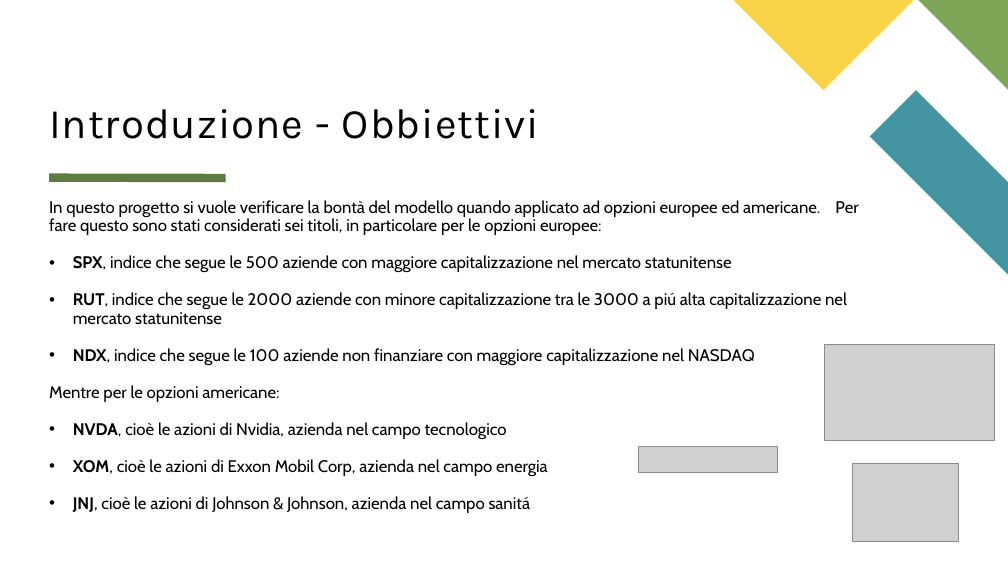
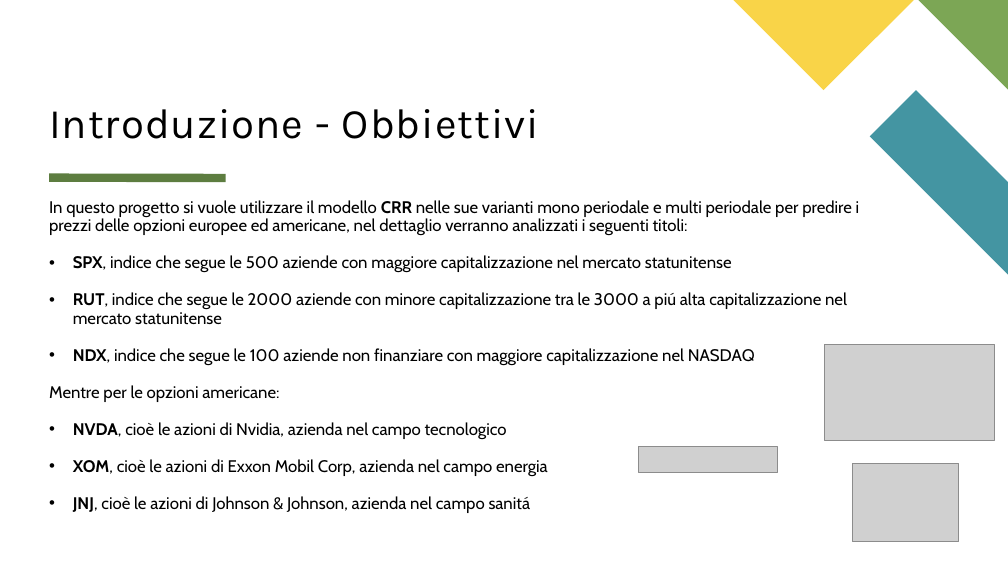
Before and after one commit to matteo-conti-97/MPSMF_Project, a slide deck: slide 5 of presentazione.pptx (slide 6 before the commit). Drawn at 1008x567 pixels with LibreOffice and Linux fonts; fonts in the diff are those of the drawing; grey boxes stand for pictures. Boxes give left, top, right and bottom in pixels: in the first picture for what was removed or moved away, otherwise in the second. Text is boxed around its words. In the diff, an @@ line names an element or a change of style, - is before the commit and + after.

Commit message:
slide

```diff
--- a/presentazione.pptx
+++ b/presentazione.pptx
@@ text at bbox=[49, 200, 860, 236]: text changed @@
-In questo progetto si vuole verificare la bontà del modello quando applicato ad opzioni europee ed americane. Per fare questo sono stati considerati sei titoli, in particolare per le opzioni europee:
+In questo progetto si vuole utilizzare il modello CRR nelle sue varianti mono periodale e multi periodale per predire i prezzi delle opzioni europee ed americane, nel dettaglio verranno analizzati i seguenti titoli:
```
Also in this commit, not shown: 1 other slide changed, 2 slides added, 2 slides removed.
